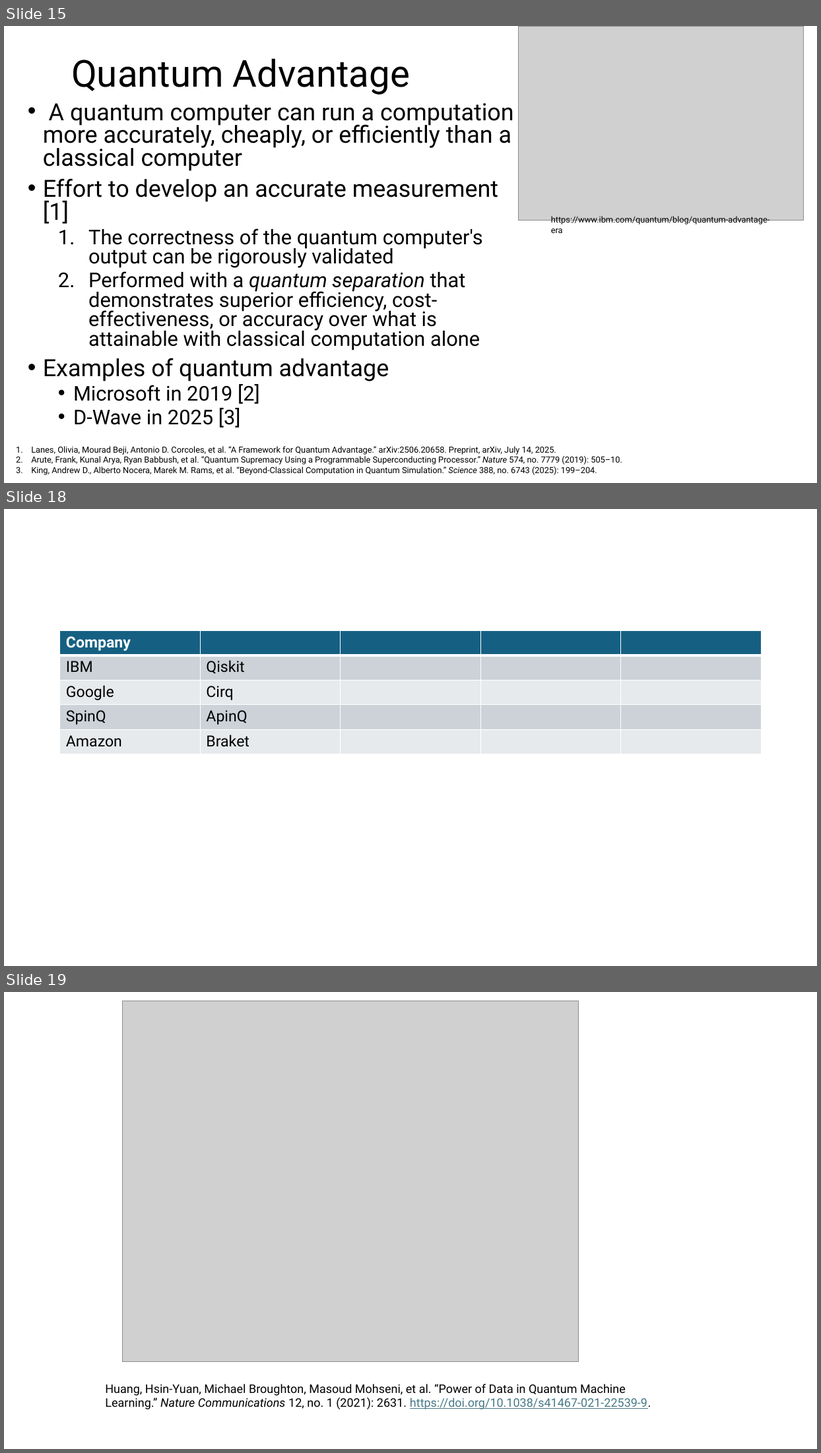
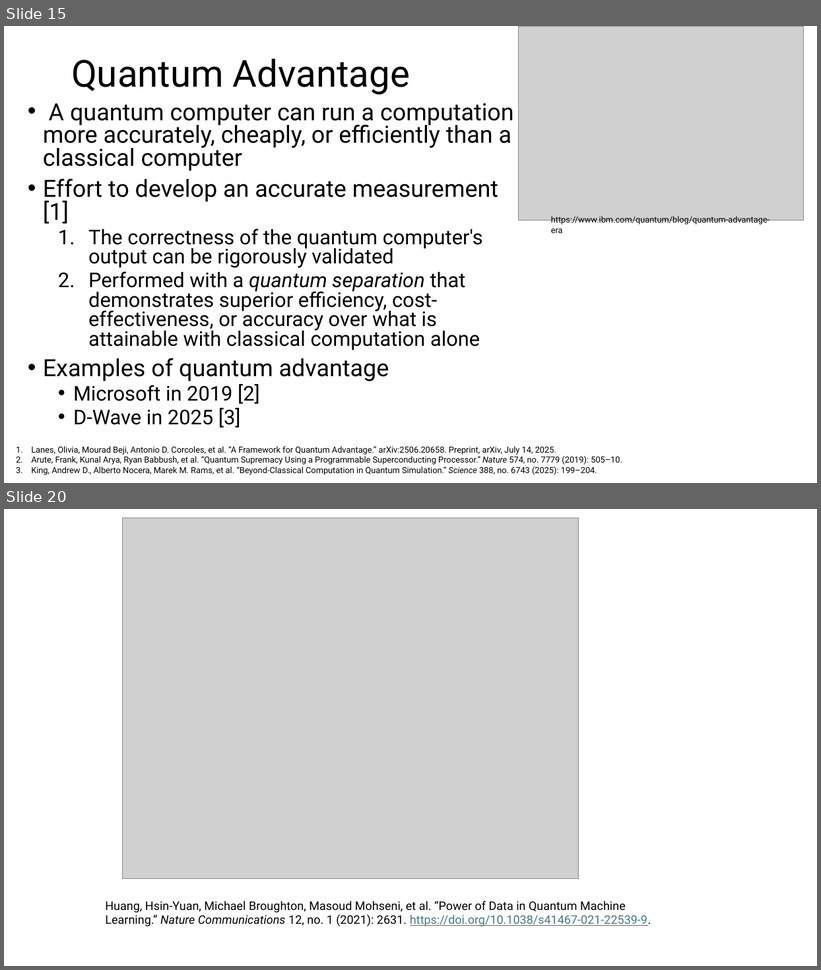
Before and after one commit to aebergl/Presentations, a slide deck: QuantumComputing.pptx. Shown one above the other, each under a label of ours: slides 15, 18 and 19 before the commit, slides 15 and 20 after it; the slides between them are not shown. The pictures are 821x1453 and 821x970 pixels, drawn with LibreOffice and Linux fonts; fonts in the diff are those of the drawing; grey boxes stand for pictures. Boxes give left, top, right and bottom in pixels: in the first picture for what was removed or moved away, otherwise in the second. Text is boxed around its words. In the diff, an @@ line names an element or a change of style, - is before the commit and + after.

```diff
--- a/QuantumComputing.pptx
+++ b/QuantumComputing.pptx
@@ slide 18 removed at (4, 509, 817, 966), background #FFFFFF @@
@@ table removed at (60, 631, 762, 755), 5 rows, 5 columns @@
-Company |  |  |  | 
-IBM | Qiskit |  |  | 
-Google | Cirq |  |  | 
-SpinQ | ApinQ |  |  | 
-Amazon | Braket |  |  | 
@@ what was slide 19 is now slide 20 @@
```
Also in this commit, not shown: 6 slides changed, 10 slides added, 3 other slides removed, 1 other file.
